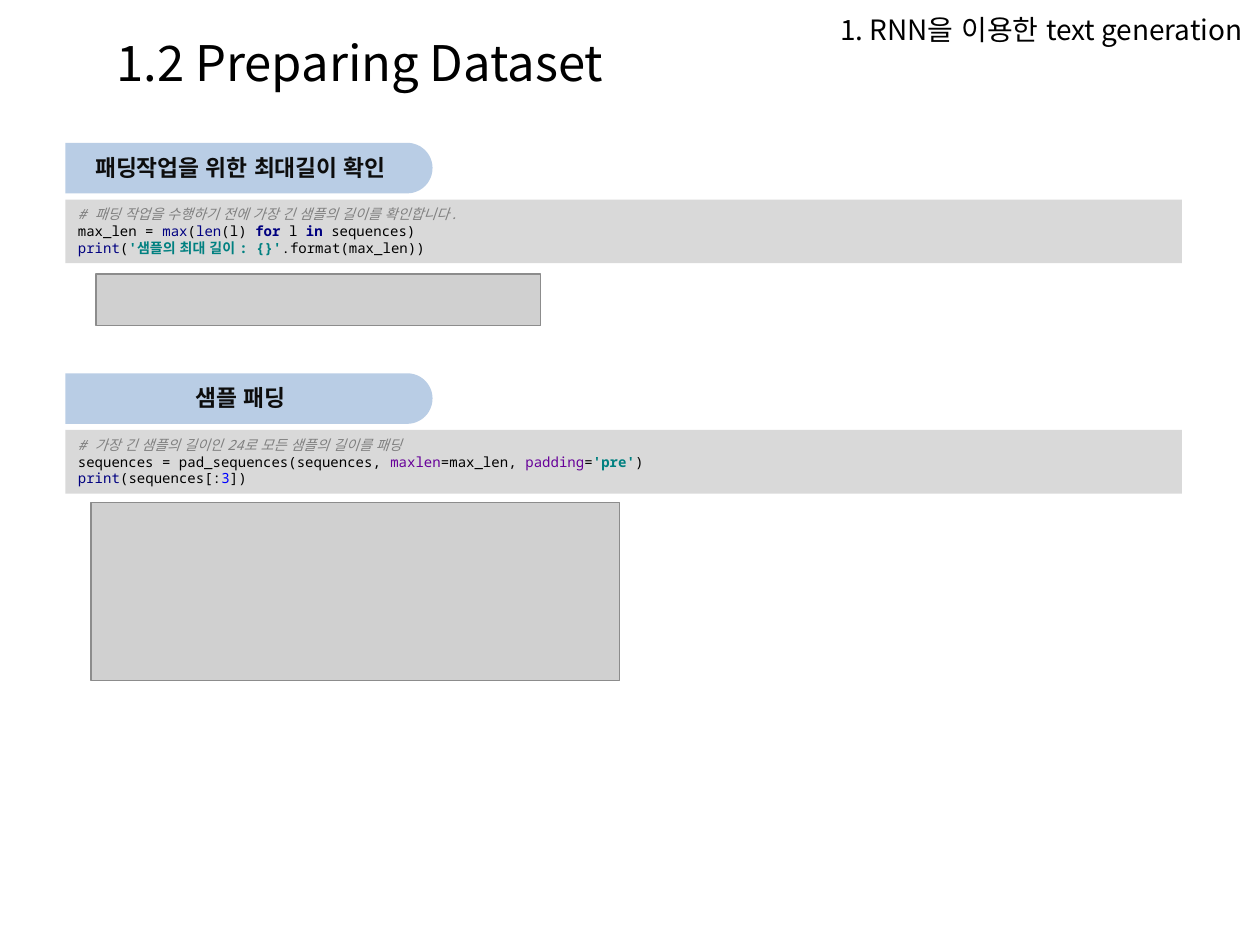
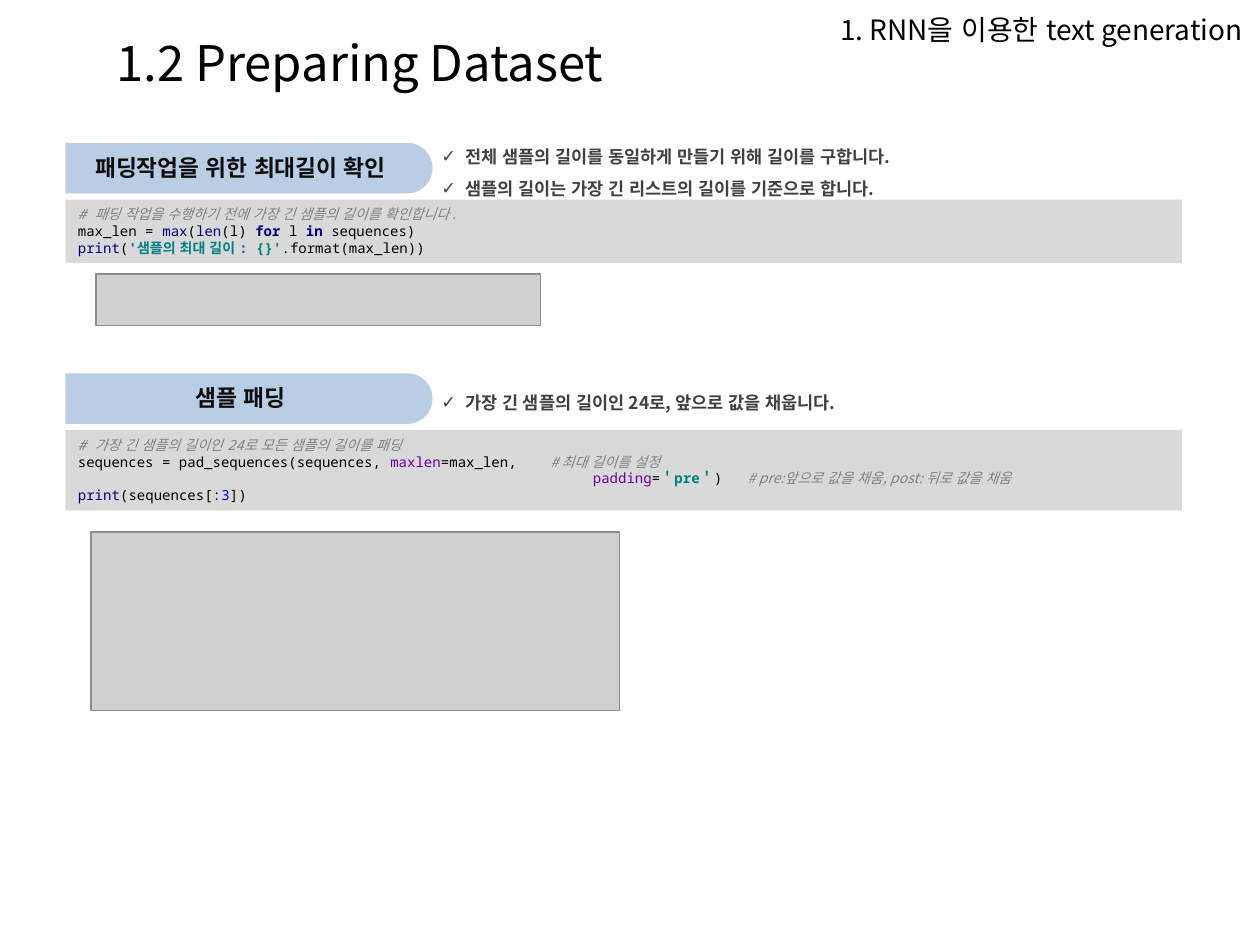
Before and after one commit to Heechul90/Tensorflow_RNN, a slide deck: slide 8 of text_generation/text_generation.pptx. Drawn at 1260x945 pixels with LibreOffice and Linux fonts; fonts in the diff are those of the drawing; grey boxes stand for pictures; background and template pictures are left out. Boxes give left, top, right and bottom in pixels: in the first picture for what was removed or moved away, otherwise in the second. Text is boxed around its words. In the diff, an @@ line names an element or a change of style, - is before the commit and + after.

```diff
--- a/text_generation/text_generation.pptx
+++ b/text_generation/text_generation.pptx
@@ text added at <box>465,148,890,197</box>, 10 pt, text #404040, bold @@
+✓ 전체 샘플의 길이를 동일하게 만들기 위해 길이를 구합니다.
+✓ 샘플의 길이는 가장 긴 리스트의 길이를 기준으로 합니다.
@@ text added at <box>465,394,835,413</box>, 10 pt, text #404040, bold @@
+✓ 가장 긴 샘플의 길이인 24로, 앞으로 값을 채웁니다.
@@ rectangle "# 가장 긴 샘플의 길이인 ...": place and size @@
-rectangle "# 가장 긴 샘플의 길이인 ..." at <box>66,430,1182,493</box>
+rectangle "# 가장 긴 샘플의 길이인 ..." at <box>66,430,1182,510</box>
@@ text in rectangle at <box>78,438,1012,487</box>: text changed @@
-# 가장 긴 샘플의 길이인 24로 모든 샘플의 길이를 패딩
-sequences = pad_sequences(sequences, maxlen=max_len, padding='pre')
-print(sequences[:3])
+# 가장 긴 샘플의 길이인 24로 모든 샘플의 길이를 패딩
+sequences = pad_sequences(sequences, maxlen=max_len, # 최대 길이를 설정
+padding=＇pre＇) # pre:앞으로 값을 채움, post: 뒤로 값을 채움
+print(sequences[:3])
@@ picture: place and size @@
-picture at <box>91,503,620,682</box>
+picture at <box>91,532,620,711</box>
```
Also in this commit, not shown: 8 other slides changed, 2 slides added, 6 slides removed, 1 other file.
